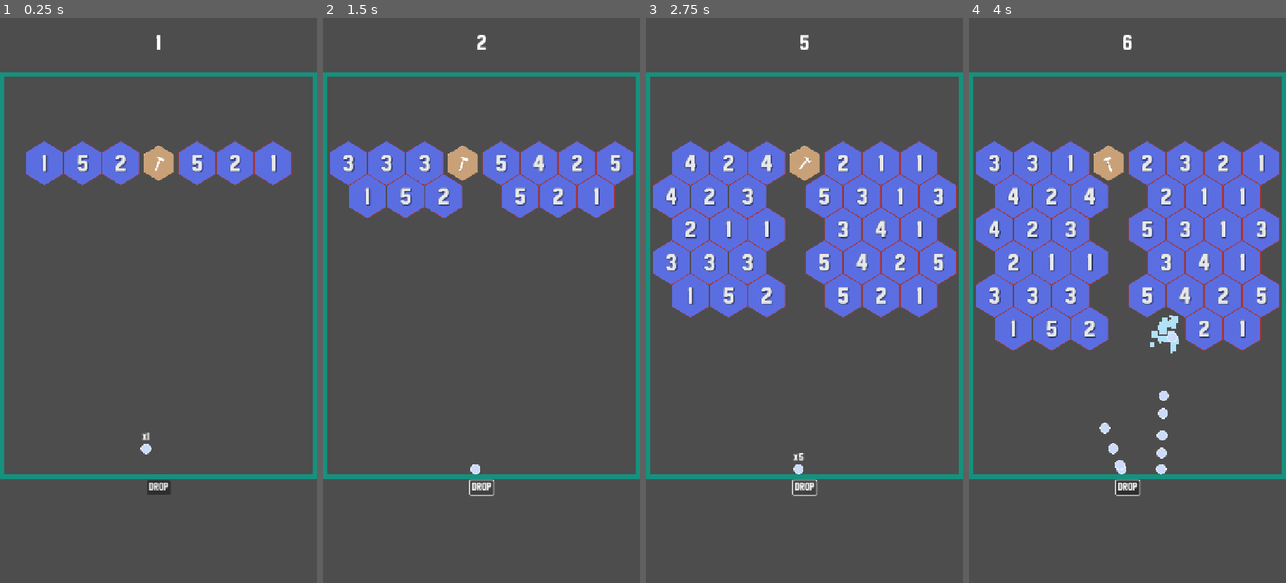
Above: before the commit, frames 1-4 (left to right).
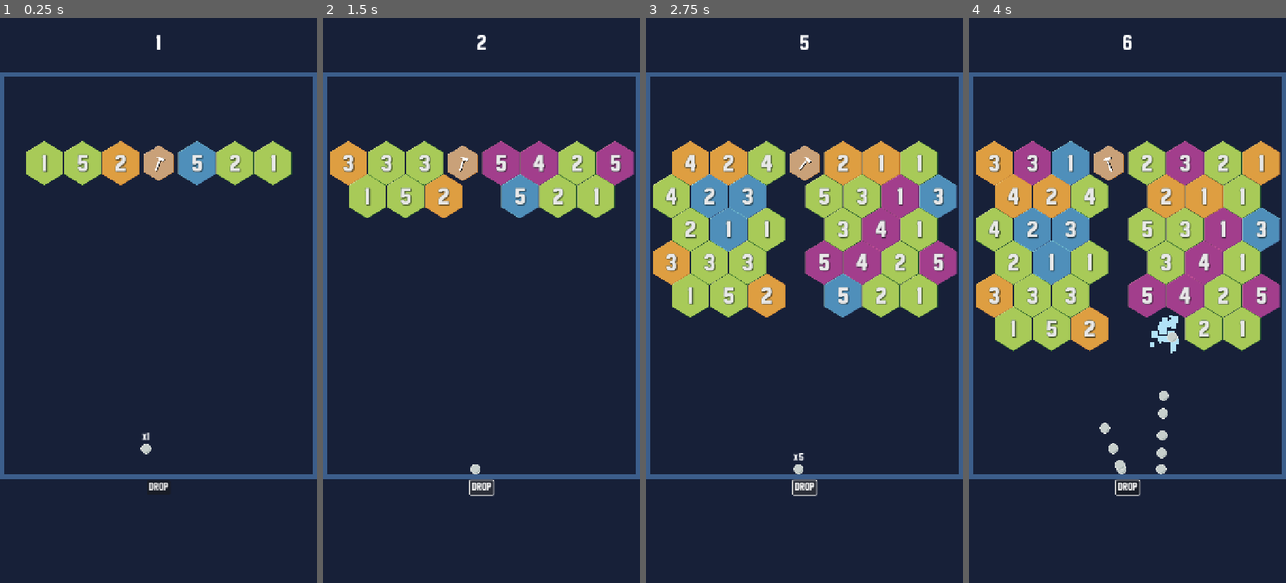
Above: after the commit, the same moments.

Repository: mrhewitt/hex-breaker
Game: Godot game, scene res://world/world.tscn
The game is run twice, just before and just after one commit, with the same random seed, the same clock (stepped at 60 frames per second) and the same inputs.
Inputs (mouse positions are in pixels of both pictures, inside the frame that each line leads up to):
- Up to frame 1 (0.25 s): no input
- Up to frame 2 (1.5 s): click "DROP" at 0.5 s; click "DROP" at 1.25 s
- Up to frame 3 (2.75 s): click "DROP" at 2 s
- Up to frame 4 (4 s): move the mouse to (1197, 272) at 2.77 s; click (1197, 272) at 2.92 s; move the mouse to (1064, 328) at 3.52 s; click (1064, 328) at 3.67 s

The runs differ from the first frame. In frame 1, 99% of the frame differs, in the area x 0-100%, y 0-100%; in frame 2, 99%; in frame 3, 97%; in frame 4, 97%.

Commit message:
Color palette

Diff:
--- a/entities/blocks/block.gd
+++ b/entities/blocks/block.gd
@@ -22,6 +22,10 @@
 @onready var animation_player: AnimationPlayer = $AnimationPlayer
 
 
+func _ready() -> void:
+	sprite_2d.frame = randi_range(0,sprite_2d.hframes)
+
+
 func take_hit( damage:int = 1 ) -> void:
 	hits -= damage
 	if hits <= 0:
--- a/entities/blocks/block.tscn
+++ b/entities/blocks/block.tscn
@@ -1,8 +1,8 @@
 [gd_scene load_steps=11 format=3 uid="uid://ddqy4gf7na4l2"]
 
-[ext_resource type="Texture2D" uid="uid://b5djbr066ef7b" path="res://assets/blocks/test-hex.png" id="1_0m2rm"]
 [ext_resource type="Script" uid="uid://csggjm4rmpn07" path="res://entities/blocks/block.gd" id="1_bknyb"]
 [ext_resource type="Shader" uid="uid://cynpqopwmf8qj" path="res://entities/blocks/hit_flash.gdshader" id="2_l6q0g"]
+[ext_resource type="Texture2D" uid="uid://d1y6ucalwi32d" path="res://assets/blocks/hex-blocks-sheet.png" id="3_l6q0g"]
 [ext_resource type="FontFile" uid="uid://djp7yayy6aac7" path="res://assets/font/Urban Shadow Sans Serif.otf" id="3_qq57b"]
 
 [sub_resource type="ShaderMaterial" id="ShaderMaterial_pl2j7"]
@@ -34,6 +34,21 @@
 scale_max = 15.179999
 color = Color(0.70007324, 0.88688755, 0.96875, 1)
 
+[sub_resource type="Animation" id="Animation_pl2j7"]
+length = 0.001
+tracks/0/type = "value"
+tracks/0/imported = false
+tracks/0/enabled = true
+tracks/0/path = NodePath("Sprite2D:material:shader_parameter/flash_value")
+tracks/0/interp = 1
+tracks/0/loop_wrap = true
+tracks/0/keys = {
+"times": PackedFloat32Array(0),
+"transitions": PackedFloat32Array(1),
+"update": 0,
+"values": [0.0]
+}
+
 [sub_resource type="Animation" id="Animation_l6q0g"]
 resource_name = "hit_flash"
 length = 0.1
@@ -48,21 +63,6 @@
 "transitions": PackedFloat32Array(1, 1, 1),
 "update": 0,
 "values": [0.0, 1.0, 0.0]
-}
-
-[sub_resource type="Animation" id="Animation_pl2j7"]
-length = 0.001
-tracks/0/type = "value"
-tracks/0/imported = false
-tracks/0/enabled = true
-tracks/0/path = NodePath("Sprite2D:material:shader_parameter/flash_value")
-tracks/0/interp = 1
-tracks/0/loop_wrap = true
-tracks/0/keys = {
-"times": PackedFloat32Array(0),
-"transitions": PackedFloat32Array(1),
-"update": 0,
-"values": [0.0]
 }
 
 [sub_resource type="AnimationLibrary" id="AnimationLibrary_8w6hu"]
@@ -80,7 +80,8 @@
 
 [node name="Sprite2D" type="Sprite2D" parent="."]
 material = SubResource("ShaderMaterial_pl2j7")
-texture = ExtResource("1_0m2rm")
+texture = ExtResource("3_l6q0g")
+hframes = 5
 
 [node name="HitCountLabel" type="Label" parent="."]
 unique_name_in_owner = true
--- a/entities/blocks/hammer_block.tscn
+++ b/entities/blocks/hammer_block.tscn
@@ -72,6 +72,7 @@
 [node name="Sprite2D" parent="." index="1"]
 material = SubResource("ShaderMaterial_qdc04")
 texture = ExtResource("3_c64a0")
+hframes = 1
 
 [node name="HammerIconSprite" type="Sprite2D" parent="." index="3"]
 texture = ExtResource("3_mbm2d")
--- a/entities/blocks/hammer_bonus_block.gd
+++ /dev/null
@@ -1,24 +0,0 @@
-extends BonusBlock
-class_name HammerBonusBlock
-
-@onready var animation_player: AnimationPlayer = $AnimationPlayer
-@onready var hammer_particles_2d: GPUParticles2D = $HammerParticles2D
-@onready var default_scale: Vector2 = scale
-
-var scale_tween: Tween = null
-
-func _ready() -> void:
-	scale = Vector2(0.8,0.8)
-
-
-func show_hit() -> void:
-	super.show_hit()
-	if scale_tween == null or !scale_tween.is_valid():
-		scale_tween = create_tween()
-		scale_tween.tween_property(self, 'scale', Vector2.ONE, 0.05)
-		scale_tween.tween_property(self, 'scale', default_scale, 0.05)
-
-
-func _on_animation_player_animation_finished(_anim_name: StringName) -> void:
-	hammer_particles_2d.emitting = true
-	animation_player.play()
--- a/entities/blocks/hammer_bonus_block.tscn
+++ /dev/null
@@ -1,72 +0,0 @@
-[gd_scene load_steps=10 format=3 uid="uid://d7lrdbhgf8ic"]
-
-[ext_resource type="PackedScene" uid="uid://c3gl0aagqxsg8" path="res://entities/blocks/bonus_block.tscn" id="1_7dhwb"]
-[ext_resource type="Script" uid="uid://ctyefshd3k1j4" path="res://entities/blocks/hammer_bonus_block.gd" id="2_2e8qh"]
-[ext_resource type="Texture2D" uid="uid://cbqgt34wr2on3" path="res://assets/blocks/hammer-bonus-hex.png" id="3_y2jl6"]
-[ext_resource type="Texture2D" uid="uid://cpr7y80pxkil6" path="res://assets/blocks/hammer-icon.png" id="4_flgn5"]
-[ext_resource type="Texture2D" uid="uid://iupeedscjhgo" path="res://assets/blocks/hammer-particle.png" id="5_755hm"]
-[ext_resource type="Material" uid="uid://kbimjfdgmplr" path="res://resources/burst_particles.tres" id="6_y6756"]
-
-[sub_resource type="Animation" id="Animation_yt4sm"]
-length = 0.001
-tracks/0/type = "value"
-tracks/0/imported = false
-tracks/0/enabled = true
-tracks/0/path = NodePath("HammerIconSprite:rotation")
-tracks/0/interp = 1
-tracks/0/loop_wrap = true
-tracks/0/keys = {
-"times": PackedFloat32Array(0),
-"transitions": PackedFloat32Array(1),
-"update": 0,
-"values": [0.0]
-}
-
-[sub_resource type="Animation" id="Animation_aoboi"]
-resource_name = "swing"
-length = 1.6
-tracks/0/type = "value"
-tracks/0/imported = false
-tracks/0/enabled = true
-tracks/0/path = NodePath("HammerIconSprite:rotation")
-tracks/0/interp = 1
-tracks/0/loop_wrap = true
-tracks/0/keys = {
-"times": PackedFloat32Array(0, 0.8, 1.6),
-"transitions": PackedFloat32Array(1, 1, 1),
-"update": 0,
-"values": [0.0, -1.4835298, 0.0]
-}
-
-[sub_resource type="AnimationLibrary" id="AnimationLibrary_h353g"]
-_data = {
-&"RESET": SubResource("Animation_yt4sm"),
-&"swing": SubResource("Animation_aoboi")
-}
-
-[node name="HammerBonusBlock" instance=ExtResource("1_7dhwb")]
-scale = Vector2(0.8, 0.8)
-script = ExtResource("2_2e8qh")
-
-[node name="Sprite2D" parent="." index="0"]
-texture = ExtResource("3_y2jl6")
-
-[node name="HammerIconSprite" type="Sprite2D" parent="." index="3"]
-texture = ExtResource("4_flgn5")
-
-[node name="AnimationPlayer" type="AnimationPlayer" parent="." index="4"]
-libraries = {
-&"": SubResource("AnimationLibrary_h353g")
-}
-autoplay = "swing"
-
-[node name="HammerParticles2D" type="GPUParticles2D" parent="." index="5"]
-emitting = false
-amount = 16
-texture = ExtResource("5_755hm")
-lifetime = 0.5
-one_shot = true
-explosiveness = 1.0
-process_material = ExtResource("6_y6756")
-
-[connection signal="animation_finished" from="AnimationPlayer" to="." method="_on_animation_player_animation_finished"]
--- a/project.godot
+++ b/project.godot
@@ -63,3 +63,4 @@
 [rendering]
 
 renderer/rendering_method="mobile"
+environment/defaults/default_clear_color=Color(0.09019608, 0.1254902, 0.21960784, 1)
--- a/world/boundary_wall.gd
+++ b/world/boundary_wall.gd
@@ -19,6 +19,9 @@
 
 ## which side of the screen this boundary wall attachs to
 @export var side: BoundarySide
+
+## color flash for wall when it gets hit
+@export var hit_color: Color
 
 @onready var color_rect: ColorRect = $ColorRect
 @onready var collision_shape_2d: CollisionShape2D = $WallBody/CollisionShape2D
@@ -59,7 +62,7 @@
 
 		tween_hit_color = create_tween()
 		tween_hit_color.tween_property(color_rect,"color",default_color,0.1)
-		color_rect.color = Color.CRIMSON
+		color_rect.color = hit_color
 
 	if !has_restart_point:
 		has_restart_point = true
--- a/world/boundary_wall.tscn
+++ b/world/boundary_wall.tscn
@@ -14,6 +14,7 @@
 offset_bottom = 10.0
 mouse_filter = 1
 script = ExtResource("1_ccu8h")
+hit_color = Color(0.64705884, 0.1882353, 0.1882353, 1)
 
 [node name="ColorRect" type="ColorRect" parent="."]
 custom_minimum_size = Vector2(10, 10)
@@ -23,7 +24,7 @@
 anchor_bottom = 1.0
 grow_horizontal = 2
 grow_vertical = 2
-color = Color(0.084009506, 0.5677336, 0.49280638, 1)
+color = Color(0.23529412, 0.36862746, 0.54509807, 1)
 
 [node name="WallBody" type="StaticBody2D" parent="." node_paths=PackedStringArray("boundary_wall")]
 collision_layer = 4
Binary file added: assets/apollo-1x.png
Not shown, added: assets/apollo-1x.png.import
Binary file changed: assets/ball.png
Binary file changed: assets/blocks/hammer-icon.png
Binary file added: assets/blocks/hex-blocks-sheet.png
Not shown, added: assets/blocks/hex-blocks-sheet.png.import
Binary file added: assets/chasm-1x.png
Not shown, added: assets/chasm-1x.png.import
Not shown, removed: entities/blocks/hammer_bonus_block.gd.uid
